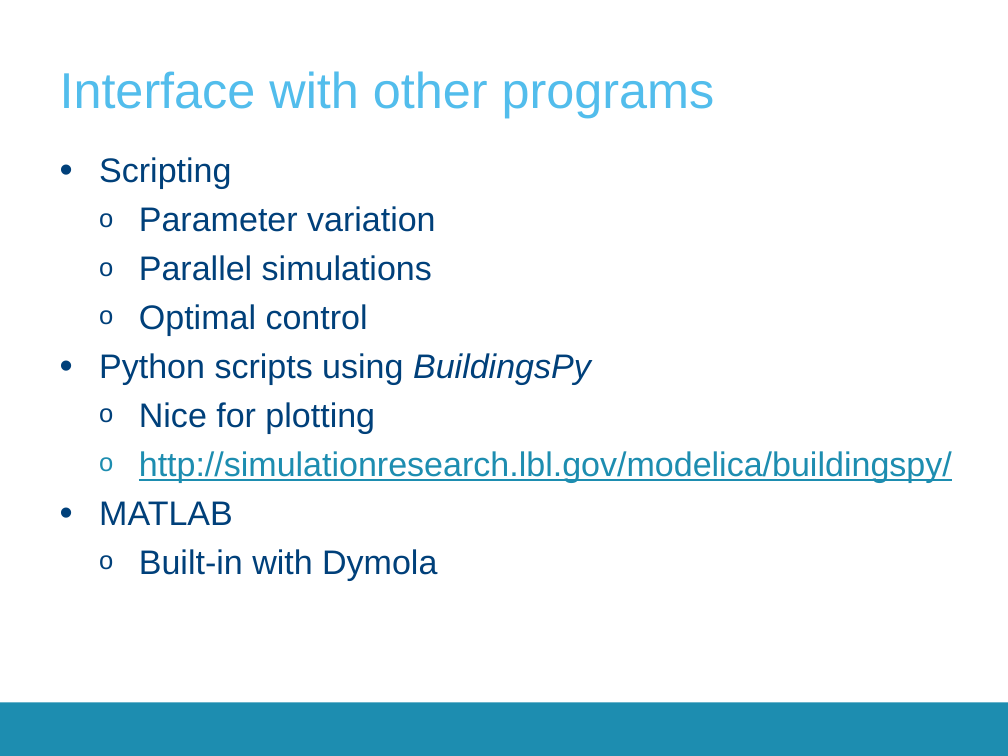
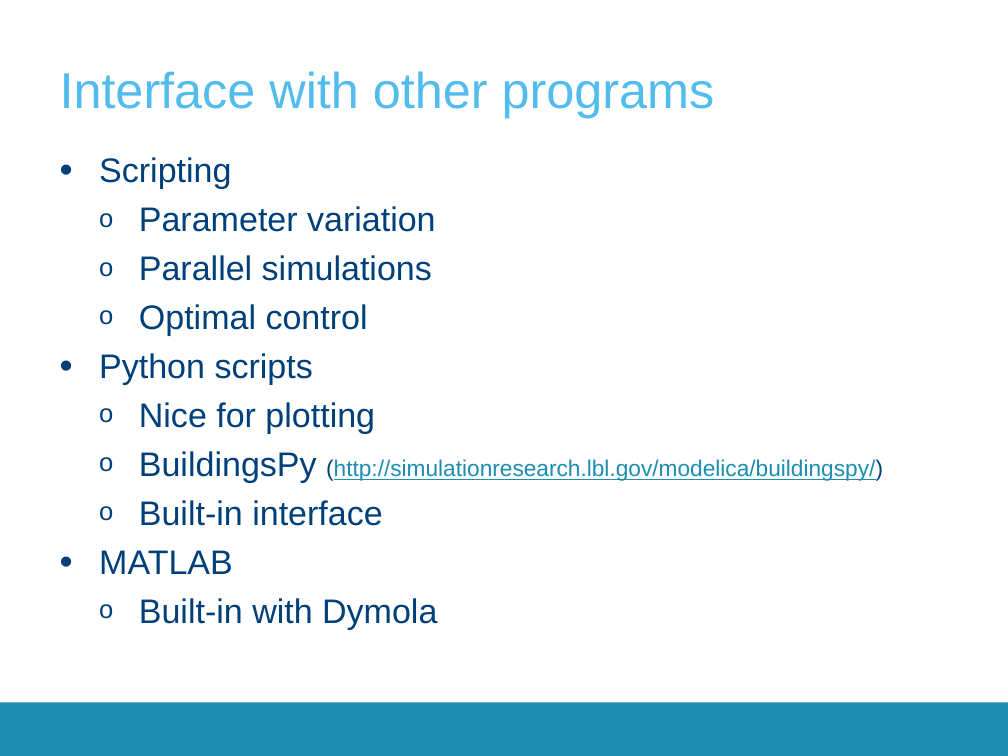
Before and after one commit to aswathnaray/__CrashCourse__, a slide deck: slide 32 of 2017-2018/Presentations/CrashCourse_2016.pptx (slide 29 before the commit). Drawn at 1008x756 pixels with LibreOffice and Linux fonts; fonts in the diff are those of the drawing; background and template pictures are left out. Boxes give left, top, right and bottom in pixels: in the first picture for what was removed or moved away, otherwise in the second. Text is boxed around its words. In the diff, an @@ line names an element or a change of style, - is before the commit and + after.

```diff
--- a/2017-2018/Presentations/CrashCourse_2016.pptx
+++ b/2017-2018/Presentations/CrashCourse_2016.pptx
@@ text at [99,353,313,385]: text changed @@
-• Python scripts using BuildingsPy
+• Python scripts
@@ text at [139,451,883,526]: text changed; size 27 to 18 pt @@
-  o http://simulationresearch.lbl.gov/modelica/buildingspy/
+  o BuildingsPy (http://simulationresearch.lbl.gov/modelica/buildingspy/)
+  o Built-in interface
```
Also in this commit, not shown: 5 other slides changed, 1 slide added.
